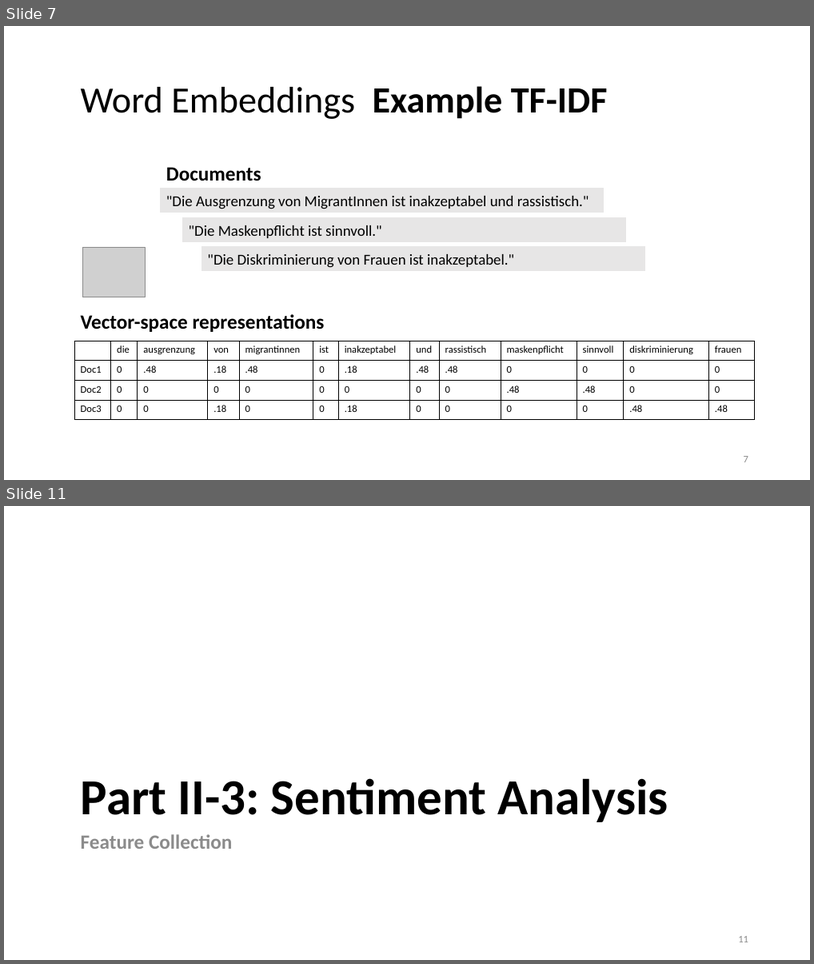
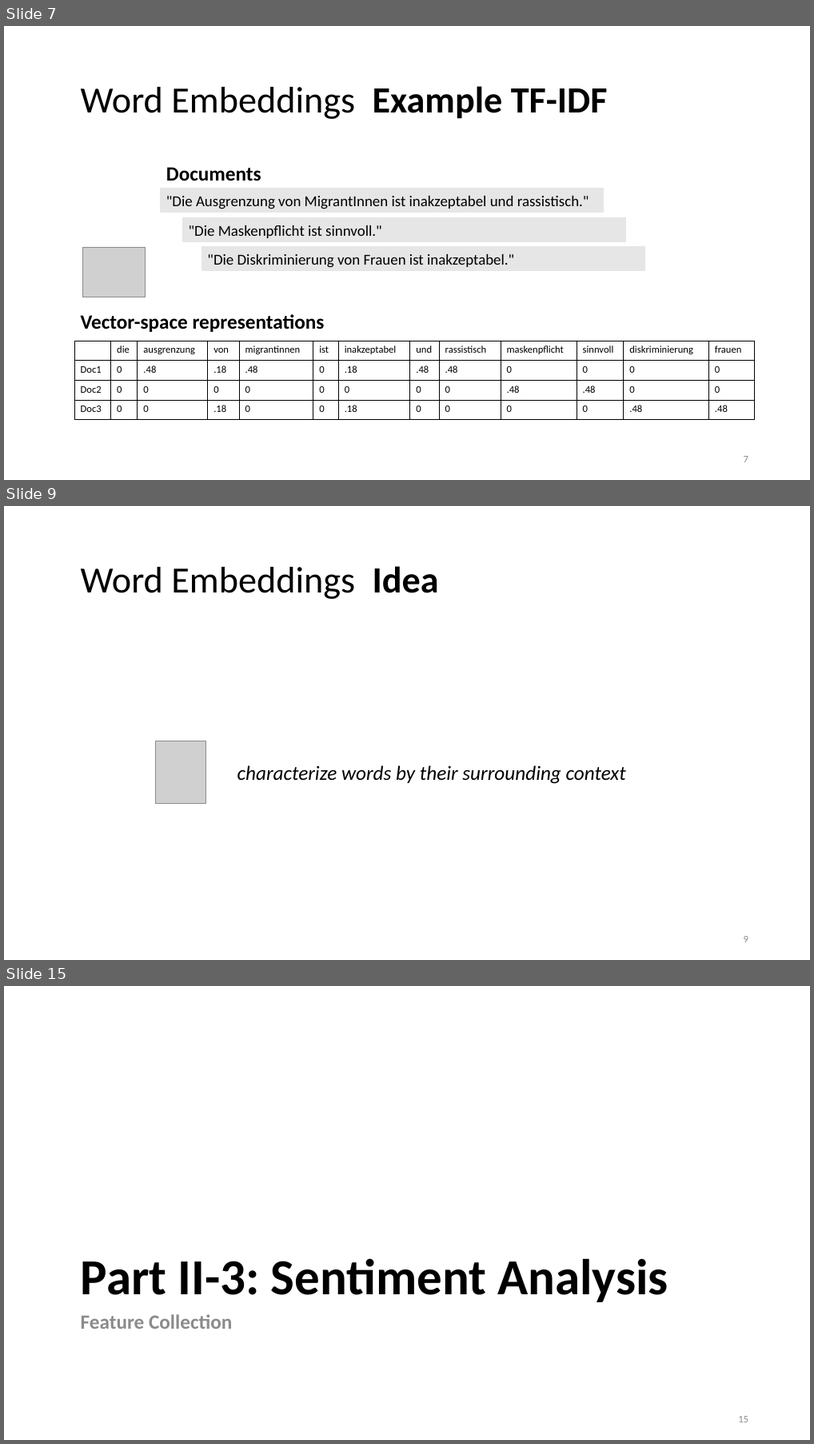
Before and after one commit to lisa-wm/consulting, a slide deck: 5_seminar/Contents_Part_02/slides/slides_II_3.pptx. Shown one above the other, each under a label of ours: slides 7 and 11 before the commit, slides 7, 9 and 15 after it; the slides between them are not shown. The pictures are 814x964 and 814x1444 pixels, drawn with LibreOffice and Linux fonts; fonts in the diff are those of the drawing; grey boxes stand for pictures. Boxes give left, top, right and bottom in pixels: in the first picture for what was removed or moved away, otherwise in the second. Text is boxed around its words. In the diff, an @@ line names an element or a change of style, - is before the commit and + after.

Commit message:
finished slides on embeddings and fixed bug in emb code

```diff
--- a/5_seminar/Contents_Part_02/slides/slides_II_3.pptx
+++ b/5_seminar/Contents_Part_02/slides/slides_II_3.pptx
@@ slide 9 added at [4,506,810,960], background #FFFFFF @@
@@ title added at [81,566,439,599], 44 pt, text #000000 @@
+Word Embeddings Idea
@@ picture added at [156,740,206,803] @@
@@ text added at [238,765,626,784], 24 pt, text #000000, italic @@
+characterize words by their surrounding context
@@ page number added at [744,936,749,942], 12 pt, text #8C8C8C @@
+9
@@ what was slide 11 is now slide 15 @@
@@ page number at [738,1416,749,1422]: text changed @@
-11
+15
```
Also in this commit, not shown: 4 slides changed, 3 other slides added, 5 other files.
